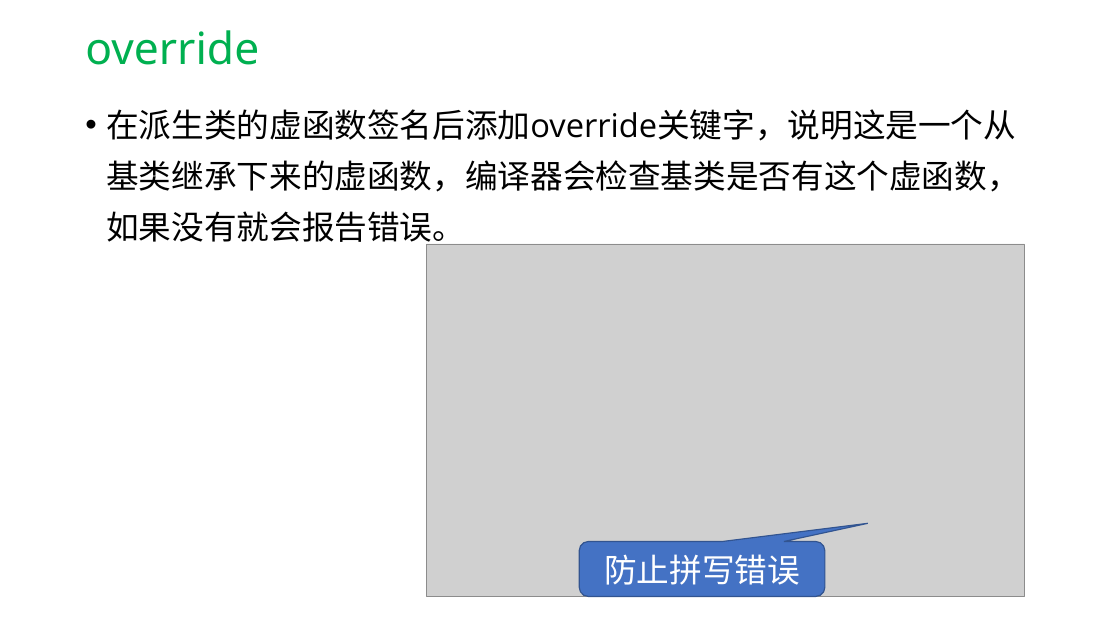
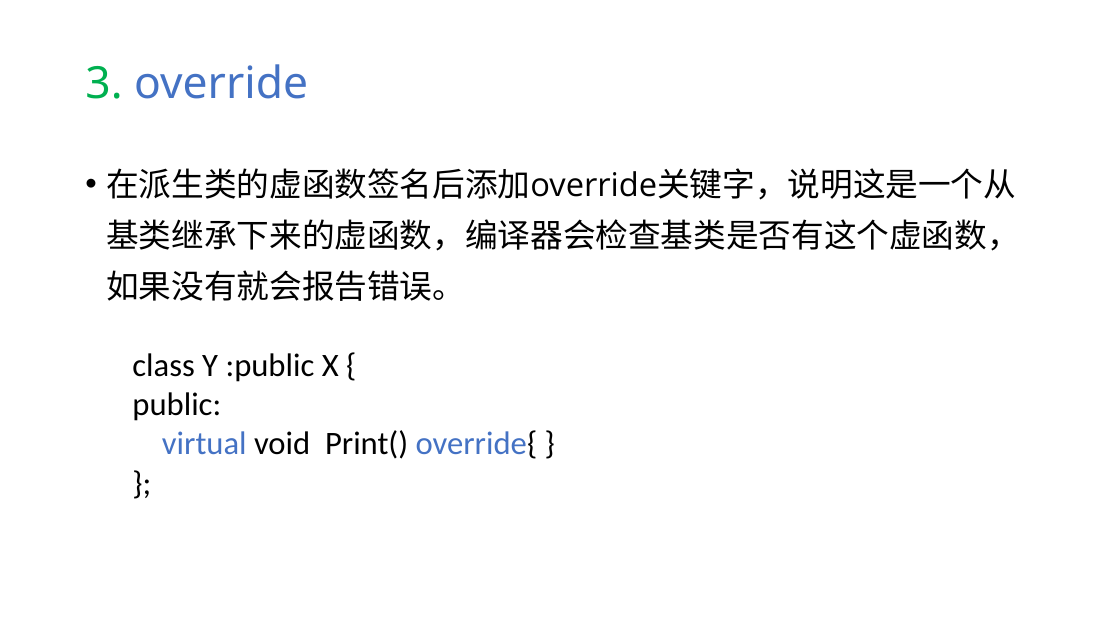
Before and after one commit to hwdong-net/cplusplus17, a slide deck: slide 109 of ppt/第9章 派生类.pptx (slide 61 before the commit). Drawn at 1120x630 pixels with LibreOffice and Linux fonts; fonts in the diff are those of the drawing; grey boxes stand for pictures. Boxes give left, top, right and bottom in pixels: in the first picture for what was removed or moved away, otherwise in the second. Text is boxed around its words. In the diff, an @@ line names an element or a change of style, - is before the commit and + after.

```diff
--- a/ppt/第9章 派生类.pptx
+++ b/ppt/第9章 派生类.pptx
@@ title at (85, 64, 308, 99): text changed; text colour #00B050 to #4472C4 @@
-override
+3. override
@@ text "在派生类的虚函数签名后添加override关键字，说明这是一个从基类继承下来的虚函数，编译器会检查基类是否有这个虚函数， ..." rewrapped from (106, 109, 1019, 247) to (106, 168, 1019, 301) @@
@@ picture removed at (427, 244, 1025, 597) @@
@@ text added at (132, 353, 538, 459), 28 pt, text #000000 @@
+class Y :public X {
+public:
+virtual void Print() override{ }
+};
@@ rounded speech box removed at (580, 542, 825, 597) @@
-防止拼写错误
```
Also in this commit, not shown: 31 other slides changed, 67 slides added, 11 slides removed, 1 other file.
